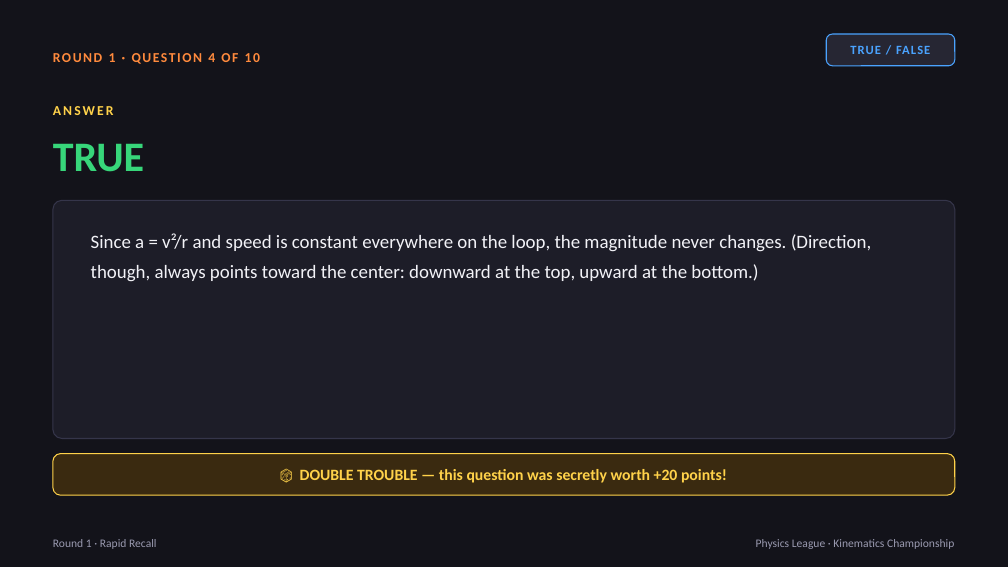
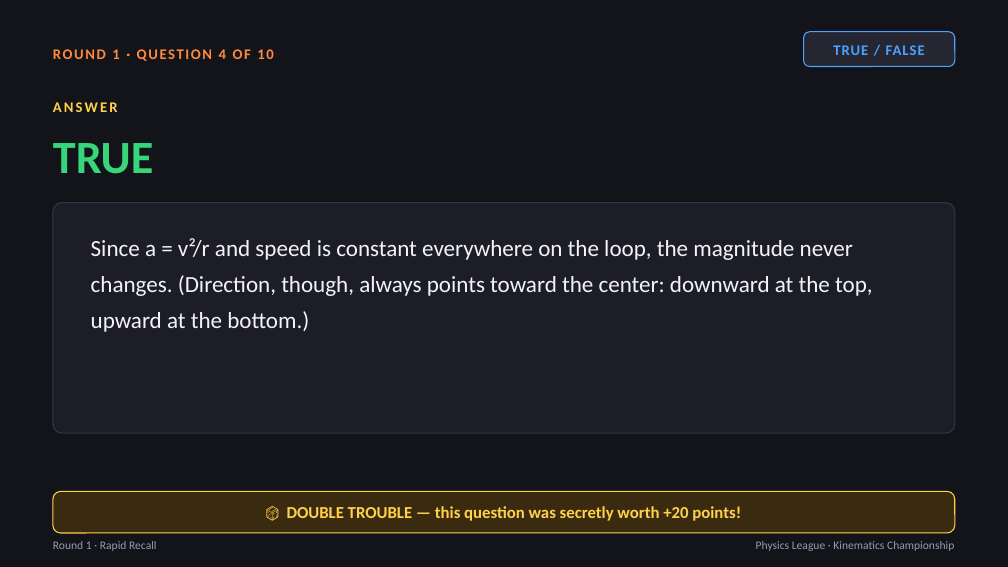
Before and after one commit to lestojas/physics, a slide deck: slide 12 of Physics-League-Kinematics-Championship.pptx (slide 11 before the commit). Drawn at 1008x567 pixels with LibreOffice and Linux fonts; fonts in the diff are those of the drawing. Boxes give left, top, right and bottom in pixels: in the first picture for what was removed or moved away, otherwise in the second. Text is boxed around its words. In the diff, an @@ line names an element or a change of style, - is before the commit and + after.

```diff
--- a/Physics-League-Kinematics-Championship.pptx
+++ b/Physics-League-Kinematics-Championship.pptx
@@ text "ROUND 1 · QUESTION 4 ..." at [112, 49, 226, 59]: size 13 to 14 pt @@
@@ text "TRUE / FALSE": place and size @@
-text "TRUE / FALSE" at [850, 45, 930, 54]
+text "TRUE / FALSE" at [833, 45, 925, 55]
@@ text "TRUE / FALSE" at [833, 45, 925, 55]: size 12 to 14 pt @@
@@ rounded rectangle at [804, 32, 955, 67]: proportions changed @@
@@ rounded rectangle: place and size @@
-rounded rectangle at [827, 34, 955, 66]
+rounded rectangle at [804, 32, 955, 67]
@@ text "TRUE" at [53, 143, 153, 174]: size 40 to 44 pt @@
@@ text "ANSWER" at [53, 102, 118, 112]: size 13 to 14 pt @@
@@ rounded rectangle: place and size @@
-rounded rectangle at [53, 200, 955, 439]
+rounded rectangle at [53, 203, 955, 433]
@@ rounded rectangle at [53, 203, 955, 433]: proportions changed @@
@@ text "Since a = v²/r and ..." at [91, 238, 873, 332]: size 18 to 22 pt @@
@@ text "🎲 DOUBLE TROUBLE — this ...": place and size @@
-text "🎲 DOUBLE TROUBLE — this ..." at [300, 469, 727, 483]
+text "🎲 DOUBLE TROUBLE — this ..." at [287, 506, 741, 521]
@@ rounded rectangle: place and size @@
-rounded rectangle at [53, 454, 955, 495]
+rounded rectangle at [53, 492, 955, 533]
@@ text "🎲 DOUBLE TROUBLE — this ..." at [287, 506, 741, 521]: size 15 to 16 pt @@
```
Also in this commit, not shown: 44 other slides changed, 5 slides added, 3 slides removed.
